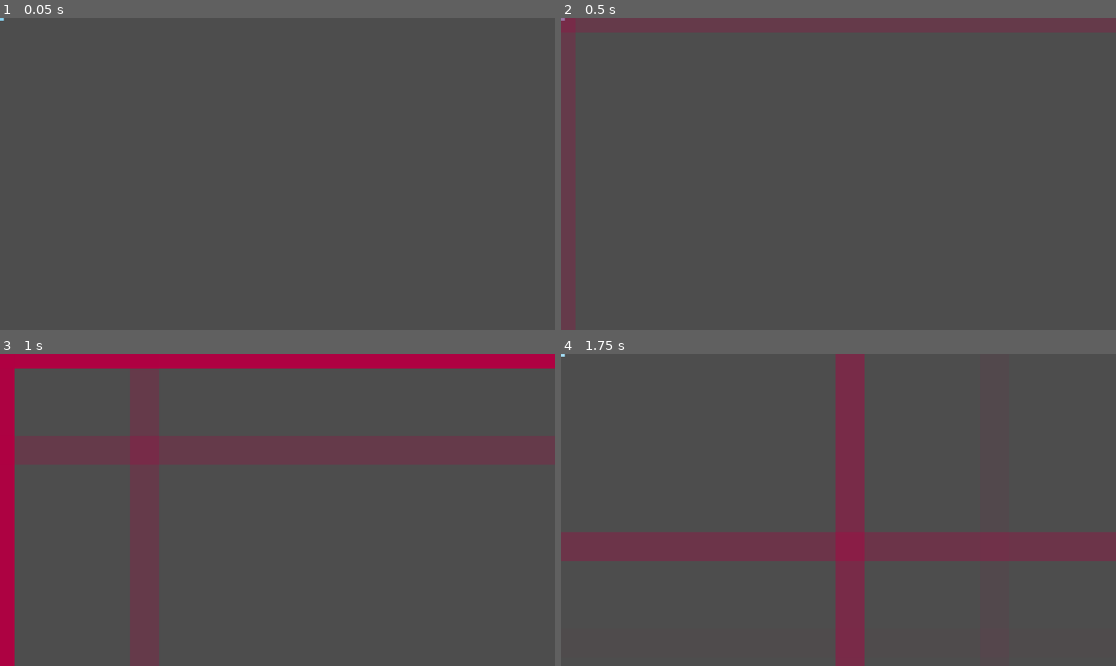
Above: before the commit, frames 1-4 (two rows, left to right).
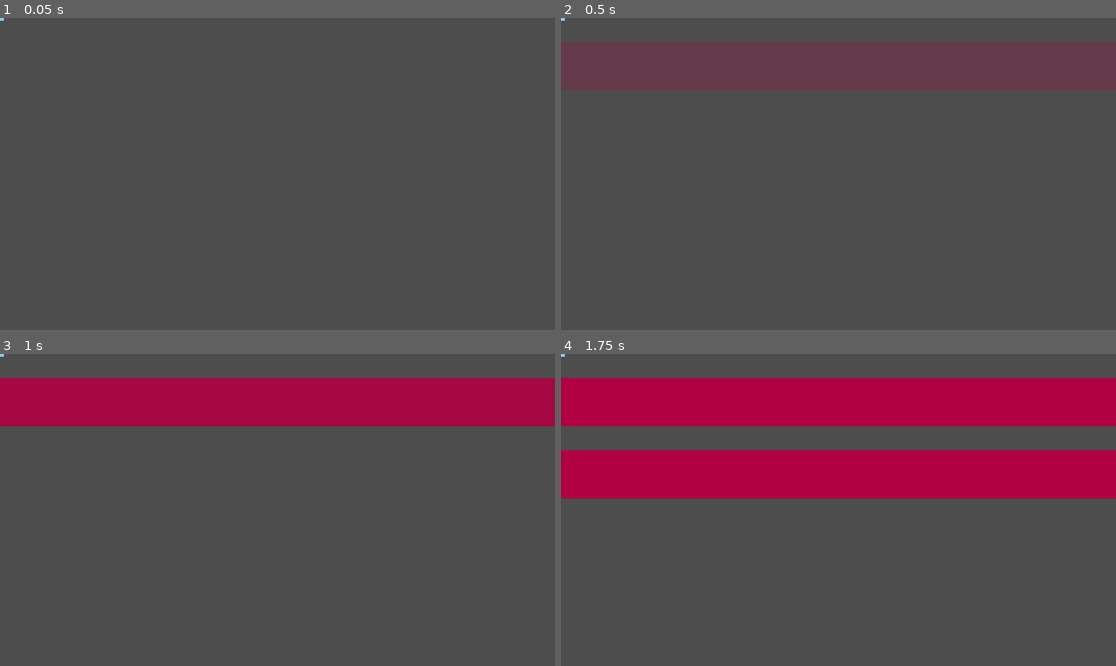
Above: after the commit, the same moments.

Repository: Sosenteam/sa-bullet-hell
Game: Godot game, scene res://levels/testing_level.tscn
Two runs of this game, one before a commit and one after it. Both use one fixed random seed, a clock stepped at 60 frames per second and the inputs below.
Inputs:
- Up to frame 1 (0.05 s): no input
- Up to frame 2 (0.5 s): no input
- Up to frame 3 (1 s): no input
- Up to frame 4 (1.75 s): no input

Frame 1 is identical in both runs. In frame 2, 0.1% of the frame differs, in the area x 0-3%, y 0-5%; in frame 3, 22%; in frame 4, 43%, in the area x 0-100%, y 0-100%.

Commit message:
lots of changes, bullets still broken coords wise

Diff:
--- a/hit_management/bullet.gd
+++ b/hit_management/bullet.gd
@@ -6,7 +6,7 @@
 
 var radius = 10
 var velocity: Vector2 = Vector2.ZERO
-
+var on_screen = false
 func _ready() -> void:
 	pass
 
@@ -25,19 +25,19 @@
 		verts[i] = position + radius*Vector2.from_angle(angle)
 	draw_shape.set_polygon(verts)
 	collision_shape.set_polygon(verts)
-	vis_notif.rect.size.x = radius
-	vis_notif.rect.size.y = radius
+
 
 func _physics_process(delta: float) -> void:
 	global_position+=velocity*delta
+	var screen_rect = Rect2(Vector2.ZERO, get_viewport_rect().size)
+	if !screen_rect.has_point(global_position):
+		if(on_screen):
+			print(global_position)
+			queue_free()
+		on_screen = false
+	else:
+		on_screen = true
 
 func _on_body_entered(body: Node2D) -> void:
 	if(body.has_method("hit")):
 		body.hit()
-
-
-func _on_visible_on_screen_notifier_2d_screen_exited() -> void:
-
-	#get_parent	().print_tree_pretty()
-	#queue_free()
-	pass
--- a/hit_management/bullet.tscn
+++ b/hit_management/bullet.tscn
@@ -10,7 +10,4 @@
 [node name="Polygon2D" type="Polygon2D" parent="." unique_id=1598143690]
 color = Color(0.68176764, 1.0444373e-05, 0.46223396, 1)
 
-[node name="VisibleOnScreenNotifier2D" type="VisibleOnScreenNotifier2D" parent="." unique_id=1232791379]
-
 [connection signal="body_entered" from="." to="." method="_on_body_entered"]
-[connection signal="screen_exited" from="VisibleOnScreenNotifier2D" to="." method="_on_visible_on_screen_notifier_2d_screen_exited"]
--- a/hit_management/hitzone_player.gd
+++ b/hit_management/hitzone_player.gd
@@ -3,8 +3,6 @@
 var hitzone = preload("res://hit_management/hitzone.tscn")
 var bullet = preload("res://hit_management/bullet.tscn")
 
-var current_x
-var current_y # FIX THIS IS SHARED BY SIMULATIOUS ANIMATIONS
 
 
 func create_zone(pos:Vector2,size:Vector2):
@@ -20,33 +18,40 @@
 	bul.move(pos,radius,vel)
 
 func create_horizontal_wipe(start_x:float,size_x:float,distance_x:float,end_x:float,time_between:float):
-	current_x = start_x
-
 	var wipe_tween = get_parent().create_tween()
+	var current_x = [start_x]
 	wipe_tween.set_loops(floor((end_x-start_x)/distance_x))
 	wipe_tween.tween_callback(
 		func zone_create():
-			create_zone(Vector2(current_x,0),Vector2(size_x,2000))
+			create_zone(Vector2(current_x[0],0),Vector2(size_x,2000))
 	)
 	wipe_tween.tween_interval(time_between)
 	#wipe_tween.tween_property(self,"current_x",1,0).as_relative()
-	wipe_tween.tween_callback(
-		func increment_x():
-			current_x+=distance_x
+	wipe_tween.loop_finished.connect(func(_idx):
+		current_x[0] += distance_x
+		#print("Updated local value: ", current_x[0])
 	)
 
 func create_vertical_wipe(start_y:float,size_y:float,distance_y:float,end_y:float,time_between:float):
-	current_y = start_y
 
 	var wipe_tween = get_parent().create_tween()
+	var current_y = [start_y]
 	wipe_tween.set_loops(floor((end_y-start_y)/distance_y))
 	wipe_tween.tween_callback(
 		func zone_create():
-			create_zone(Vector2(0,current_y),Vector2(2000,size_y))
+			create_zone(Vector2(0,current_y[0]),Vector2(2000,size_y))
 	)
 	wipe_tween.tween_interval(time_between)
-	#wipe_tween.tween_property(self,"current_x",1,0).as_relative()
-	wipe_tween.tween_callback(
-		func increment_y():
-			current_y+=distance_y
+	#wipe_tween.tween_property(self,"current_y",1,0).as_relative()
+	wipe_tween.loop_finished.connect(func(_idx):
+		current_y[0] += distance_y
 	)
+
+func create_cannon(pos:Vector2,angle:float,time_between:float,lifespan:float,speed:float,bullet_size:float):
+	var cannon_tween = get_parent().create_tween()
+	cannon_tween.set_loops(lifespan/time_between)
+	cannon_tween.tween_callback(func():
+		var v = Vector2.from_angle(angle+randf_range(-PI/2.5,PI/2.5))
+		create_bullet(pos,bullet_size,v*speed)
+	)
+	cannon_tween.tween_interval(time_between)
--- a/hit_management/hitzone_player.tscn
+++ b/hit_management/hitzone_player.tscn
@@ -4,7 +4,7 @@
 
 [sub_resource type="Animation" id="Animation_y6oul"]
 resource_name = "test"
-length = 10.066667
+length = 30.0
 loop_mode = 1
 tracks/0/type = "method"
 tracks/0/imported = false
@@ -13,23 +13,26 @@
 tracks/0/interp = 1
 tracks/0/loop_wrap = true
 tracks/0/keys = {
-"times": PackedFloat32Array(0.03333333, 0.0666666, 3.0333333, 3.3333333, 4.3333335),
-"transitions": PackedFloat32Array(1, 1, 1, 1, 1),
+"times": PackedFloat32Array(0, 0.93333334, 2.7333333, 4.8, 12.033333, 12.133333),
+"transitions": PackedFloat32Array(1, 1, 1, 1, 1, 1),
 "values": [{
+"args": [50.0, 50.0, 75.0, 800.0, 1.0],
+"method": &"create_vertical_wipe"
+}, {
+"args": [50.0, 50.0, 75.0, 800.0, 1.0],
+"method": &"create_vertical_wipe"
+}, {
+"args": [1400.0, 10.0, -65.0, -20.0, 0.15],
+"method": &"create_horizontal_wipe"
+}, {
+"args": [Vector2(200, -20), 1.56, 0.1, 10.0, 200.0, 10.0],
+"method": &"create_cannon"
+}, {
 "args": [0.0, 30.0, 150.0, 1000.0, 0.5],
 "method": &"create_horizontal_wipe"
 }, {
-"args": [0.0, 30.0, 100.0, 600.0, 0.5],
-"method": &"create_vertical_wipe"
-}, {
 "args": [500.0, 10.0, -35.0, -100.0, 0.1],
 "method": &"create_vertical_wipe"
-}, {
-"args": [500.0, 10.0, -35.0, -100.0, 0.1],
-"method": &"create_horizontalwd_wipe"
-}, {
-"args": [0.0, 10.0, 10.0, 1000.0, 0.01],
-"method": &"create_horizontal_wipe"
 }]
 }
 
--- a/levels/testing_level.tscn
+++ b/levels/testing_level.tscn
@@ -9,4 +9,8 @@
 
 [node name="HitzonePlayer" parent="." unique_id=74363884 instance=ExtResource("2_e2mvv")]
 
+[node name="Player2" parent="." unique_id=932131140 instance=ExtResource("1_m2onx")]
+player_id = 2
+player_color = Color(1, 0.6515185, 0.6759983, 1)
+
 [node name="Player" parent="." unique_id=668815064 instance=ExtResource("1_m2onx")]
--- a/player/character_controller.gd
+++ b/player/character_controller.gd
@@ -5,13 +5,7 @@
 @onready var dash_timer: Timer = $"../DashTimer"
 @onready var dash_cooldown_timer: Timer = $"../DashTimer/DashCooldown"
 
-@export var player_id = 1 # 1 or 2
-@export var player_color: Color = Color.SKY_BLUE
-@export_category("Movement")
-@export var max_speed = 800
-@export var acceleration_speed = 200
-@export var dash_speed = 2400
-#
+
 var direction : Vector2 = Vector2.ZERO
 var acceleration: Vector2 = Vector2.ZERO
 var is_dashing: bool = false
@@ -20,20 +14,20 @@
 
 func _ready() -> void:
 	dash_timer.timeout.connect(on_dash_end)
-	rectangle.color = player_color
+	rectangle.color = player.player_color
 
 func _physics_process(delta: float) -> void:
 	#print(dash_cooldown_timer.time_left)
 	if(!is_dashing):
 		player.velocity*=0.7
-		acceleration = direction*acceleration_speed
+		acceleration = direction*player.acceleration_speed
 		player.velocity+=acceleration
-		player.velocity = player.velocity.limit_length(max_speed)
+		player.velocity = player.velocity.limit_length(player.max_speed)
 	else:
-		player.velocity = dash_direction*dash_speed
+		player.velocity = dash_direction*player.dash_speed
 	#print(player.velocity)
-	rectangle.scale.y = remap(player.velocity.length(),0,dash_speed,1,0.2)
-	rectangle.scale.x = remap(player.velocity.length(),0,dash_speed,1,1.8)
+	rectangle.scale.y = remap(player.velocity.length(),0,player.dash_speed,1,0.2)
+	rectangle.scale.x = remap(player.velocity.length(),0,player.dash_speed,1,1.8)
 	if(direction != Vector2(0,0)):
 		rectangle.rotation = direction.angle()
 	player.move_and_slide()
@@ -41,12 +35,12 @@
 func _unhandled_input(event: InputEvent) -> void:
 	#print(event.as_text())
 	direction = Input.get_vector(
-		"player"+str(player_id)+"_left",
-		"player"+str(player_id)+"_right",
-		"player"+str(player_id)+"_up",
-		"player"+str(player_id)+"_down"
+		"player"+str(player.player_id)+"_left",
+		"player"+str(player.player_id)+"_right",
+		"player"+str(player.player_id)+"_up",
+		"player"+str(player.player_id)+"_down"
 	)
-	if event.is_action_pressed("player"+str(player_id)+"_dash"):
+	if event.is_action_pressed("player"+str(player.player_id)+"_dash"):
 		dash()
 
 
@@ -65,4 +59,4 @@
 	var hit_tween = get_parent().create_tween()
 	hit_tween.tween_property(rectangle,"color",Color.WHITE,0.25)
 	hit_tween.tween_interval(0.25)
-	hit_tween.tween_property(rectangle,"color",player_color,0.5)
+	hit_tween.tween_property(rectangle,"color",player.player_color,0.5)
--- a/player/player.gd
+++ b/player/player.gd
@@ -2,5 +2,12 @@
 
 @onready var character_controller = $CharacterController
 
+@export var player_id = 1 # 1 or 2
+@export var player_color: Color = Color.SKY_BLUE
+@export_category("Movement")
+@export var max_speed = 800
+@export var acceleration_speed = 200
+@export var dash_speed = 2400
+
 func hit():
 	character_controller.hit()
--- a/player/player.tscn
+++ b/player/player.tscn
@@ -16,6 +16,7 @@
 radius = 5.0
 
 [node name="Player" type="CharacterBody2D" unique_id=668815064]
+collision_mask = 0
 script = ExtResource("1_g1dw6")
 
 [node name="Trail" type="Line2D" parent="." unique_id=939166219]
